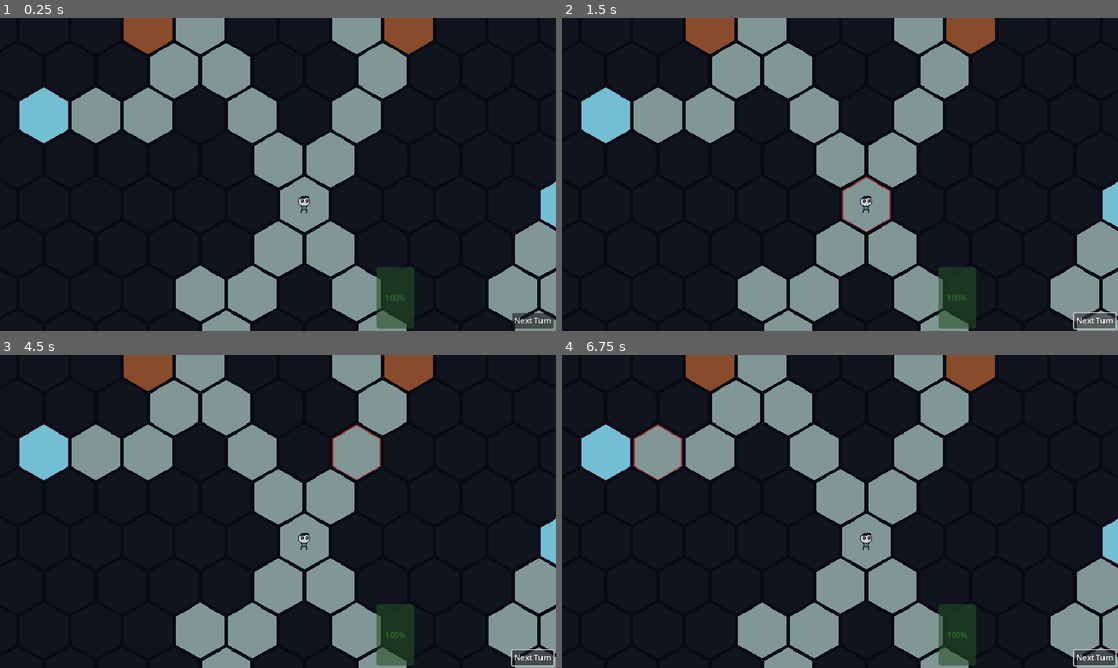
Above: before the commit, frames 1-4 (two rows, left to right).
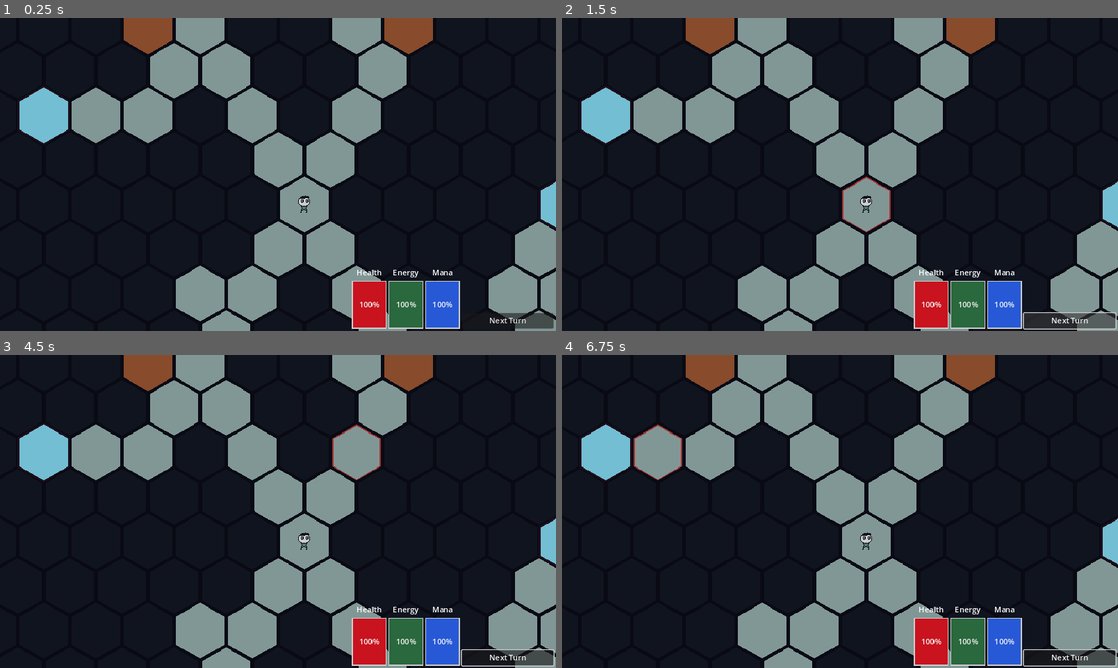
Above: after the commit, the same moments.

Repository: LaciGit/HexAlps
Game: Godot game, scene res://scenes/Debug.tscn
Two runs of this game, one before a commit and one after it. Both use one fixed random seed, a clock stepped at 60 frames per second and the inputs below.
Inputs (mouse positions are in pixels of both pictures, inside the frame that each line leads up to):
- Up to frame 1 (0.25 s): no input
- Up to frame 2 (1.5 s): click "Next Turn" at 0.5 s; click "Next Turn" at 1.25 s
- Up to frame 3 (4.5 s): click "Next Turn" at 2 s; tap Enter at 2.75, 4.25 s; move the mouse to (400, 495) at 2.77 s; click (400, 495) at 2.92 s; tap Space at 3.5 s; move the mouse to (166, 527) at 3.52 s; click (166, 527) at 3.67 s; move the mouse to (333, 442) at 4.27 s; click (333, 442) at 4.42 s
- Up to frame 4 (6.75 s): tap Space at 5, 6.5 s; move the mouse to (812, 574) at 5.02 s; click (812, 574) at 5.17 s; tap Enter at 5.75 s; move the mouse to (1006, 558) at 5.77 s; click (1006, 558) at 5.92 s; move the mouse to (673, 464) at 6.52 s; click (673, 464) at 6.67 s

The runs differ from the first frame. In frame 1, 3.4% of the frame differs, in the area x 63-100%, y 79-100%; in frame 2, 3.9%; in frame 3, 3.5%; in frame 4, 3.5%.

Commit message:
little rework of stats and update

Diff:
--- a/scenes/ui/game_interface.tscn
+++ b/scenes/ui/game_interface.tscn
@@ -1,6 +1,48 @@
-[gd_scene load_steps=2 format=3 uid="uid://bsd76d68bfwrv"]
+[gd_scene load_steps=8 format=3 uid="uid://bsd76d68bfwrv"]
 
 [ext_resource type="Script" path="res://src/ui/game_interface.gd" id="1_c4vkn"]
+
+[sub_resource type="StyleBoxFlat" id="StyleBoxFlat_xrwkt"]
+bg_color = Color(0.550339, 0.0354281, 0.0668633, 1)
+border_width_left = 2
+border_width_top = 2
+border_width_right = 2
+border_width_bottom = 2
+
+[sub_resource type="StyleBoxFlat" id="StyleBoxFlat_45jbs"]
+bg_color = Color(0.787459, 0.0756037, 0.116666, 1)
+border_width_left = 2
+border_width_top = 2
+border_width_right = 2
+border_width_bottom = 2
+
+[sub_resource type="StyleBoxFlat" id="StyleBoxFlat_goqrt"]
+bg_color = Color(0.0527, 0.17, 0.085935, 1)
+border_width_left = 2
+border_width_top = 2
+border_width_right = 2
+border_width_bottom = 2
+
+[sub_resource type="StyleBoxFlat" id="StyleBoxFlat_b0tkc"]
+bg_color = Color(0.165181, 0.410126, 0.238713, 1)
+border_width_left = 2
+border_width_top = 2
+border_width_right = 2
+border_width_bottom = 2
+
+[sub_resource type="StyleBoxFlat" id="StyleBoxFlat_r1ege"]
+bg_color = Color(0.0646056, 0.202597, 0.574032, 1)
+border_width_left = 2
+border_width_top = 2
+border_width_right = 2
+border_width_bottom = 2
+
+[sub_resource type="StyleBoxFlat" id="StyleBoxFlat_0phwd"]
+bg_color = Color(0.15521, 0.348887, 0.84341, 1)
+border_width_left = 2
+border_width_top = 2
+border_width_right = 2
+border_width_bottom = 2
 
 [node name="GameInterface" type="Control"]
 layout_mode = 3
@@ -41,7 +83,7 @@
 [node name="Container4Status" type="HBoxContainer" parent="MarginContainer/VBoxContainer/HBoxContainer"]
 layout_mode = 2
 size_flags_horizontal = 3
-size_flags_stretch_ratio = 3.0
+size_flags_stretch_ratio = 5.0
 
 [node name="InventoryFoo" type="ColorRect" parent="MarginContainer/VBoxContainer/HBoxContainer/Container4Status"]
 layout_mode = 2
@@ -49,13 +91,67 @@
 size_flags_stretch_ratio = 10.0
 color = Color(1, 1, 1, 0)
 
-[node name="ProgressBarEnergy" type="ProgressBar" parent="MarginContainer/VBoxContainer/HBoxContainer/Container4Status"]
-unique_name_in_owner = true
-modulate = Color(0.195666, 0.441493, 0.202576, 1)
+[node name="VBoxContainer" type="VBoxContainer" parent="MarginContainer/VBoxContainer/HBoxContainer/Container4Status"]
 layout_mode = 2
 size_flags_horizontal = 3
-size_flags_vertical = 1
+
+[node name="Label" type="Label" parent="MarginContainer/VBoxContainer/HBoxContainer/Container4Status/VBoxContainer"]
+layout_mode = 2
+text = "Health"
+horizontal_alignment = 1
+
+[node name="ProgressBarHealth" type="ProgressBar" parent="MarginContainer/VBoxContainer/HBoxContainer/Container4Status/VBoxContainer"]
+unique_name_in_owner = true
+layout_mode = 2
+size_flags_horizontal = 3
+size_flags_vertical = 3
+tooltip_text = "Health"
+theme_override_styles/background = SubResource("StyleBoxFlat_xrwkt")
+theme_override_styles/fill = SubResource("StyleBoxFlat_45jbs")
+max_value = 10.0
+step = 1.0
+value = 10.0
+fill_mode = 3
+
+[node name="VBoxContainer2" type="VBoxContainer" parent="MarginContainer/VBoxContainer/HBoxContainer/Container4Status"]
+layout_mode = 2
+size_flags_horizontal = 3
+
+[node name="Label2" type="Label" parent="MarginContainer/VBoxContainer/HBoxContainer/Container4Status/VBoxContainer2"]
+layout_mode = 2
+text = "Energy"
+horizontal_alignment = 1
+
+[node name="ProgressBarEnergy" type="ProgressBar" parent="MarginContainer/VBoxContainer/HBoxContainer/Container4Status/VBoxContainer2"]
+unique_name_in_owner = true
+layout_mode = 2
+size_flags_horizontal = 3
+size_flags_vertical = 3
 tooltip_text = "Energy"
+theme_override_styles/background = SubResource("StyleBoxFlat_goqrt")
+theme_override_styles/fill = SubResource("StyleBoxFlat_b0tkc")
+max_value = 10.0
+step = 1.0
+value = 10.0
+fill_mode = 3
+
+[node name="VBoxContainer3" type="VBoxContainer" parent="MarginContainer/VBoxContainer/HBoxContainer/Container4Status"]
+layout_mode = 2
+size_flags_horizontal = 3
+
+[node name="Label3" type="Label" parent="MarginContainer/VBoxContainer/HBoxContainer/Container4Status/VBoxContainer3"]
+layout_mode = 2
+text = "Mana"
+horizontal_alignment = 1
+
+[node name="ProgressBarMana" type="ProgressBar" parent="MarginContainer/VBoxContainer/HBoxContainer/Container4Status/VBoxContainer3"]
+unique_name_in_owner = true
+layout_mode = 2
+size_flags_horizontal = 3
+size_flags_vertical = 3
+tooltip_text = "Mana"
+theme_override_styles/background = SubResource("StyleBoxFlat_r1ege")
+theme_override_styles/fill = SubResource("StyleBoxFlat_0phwd")
 max_value = 10.0
 step = 1.0
 value = 10.0
@@ -64,7 +160,7 @@
 [node name="NextTurnButton" type="Button" parent="MarginContainer/VBoxContainer/HBoxContainer"]
 unique_name_in_owner = true
 layout_mode = 2
-size_flags_horizontal = 10
+size_flags_horizontal = 3
 size_flags_vertical = 8
 text = "Next Turn"
 
--- a/src/characters/player.gd
+++ b/src/characters/player.gd
@@ -2,17 +2,22 @@
 class_name Player
 
 
-@export var energy: int = 10
+signal update_player_stats_on_ui(player_stats: PlayerStats)
 
+
+var player_stats: PlayerStats = PlayerStats.new()
 
 # Called when the node enters the scene tree for the first time.
 func _ready() -> void:
-	pass # Replace with function body.
-
+	pass
 
 # Called every frame. 'delta' is the elapsed time since the previous frame.
 func _process(delta: float) -> void:
 	pass
+
+func reset_energy() -> void:
+	player_stats.reset_stats()
+	update_player_stats_on_ui.emit(player_stats)
 
 func move_player(selected_walkable_tiles: Array, movement_done: int) -> void:
 	"""move player to selected walkable tiles
@@ -20,12 +25,14 @@
 	:param movement_done: movement done which gets subtracted from energy
 	"""
 
-	if movement_done > energy:
+	if movement_done > player_stats.energy:
 		print("not enough energy")
 		return
-	else:
-		energy -= movement_done
 
+	player_stats.update_stat(PlayerStats.NAMES.ENERGY, -movement_done)
+	update_player_stats_on_ui.emit(player_stats)
+
+	# TODO: still fuzzy because I did not decide if user can draw path or move one by one
 	if selected_walkable_tiles.size() == 0:
 		print("no walkable tiles selected")
 		return
--- /dev/null
+++ b/src/characters/player_stats.gd
@@ -0,0 +1,57 @@
+extends Node
+class_name PlayerStats
+
+@export var default_health: int = 10
+@export var default_energy: int = 10
+@export var default_mana: int = 10
+
+var energy: int = -10
+var health: int = -10
+var mana: int = -10
+
+enum NAMES {HEALTH, ENERGY, MANA}
+
+func _init() -> void:
+    # active stats
+    energy = default_energy
+    health = default_health
+    mana = default_mana
+
+
+func update_stat(stat: NAMES, value: int) -> void:
+    """
+    :param stat: stat to update
+    :param value: value to update
+    """
+
+    var current_value: int = 0
+
+    match stat:
+        NAMES.HEALTH:
+            current_value = health
+        NAMES.ENERGY:
+            current_value = energy
+        NAMES.MANA:
+            current_value = mana
+
+    if value < 0 and value > current_value:
+        # do not allow to increase stats
+        return
+    else:
+        current_value += value
+
+    match stat:
+        NAMES.HEALTH:
+            health = current_value
+        NAMES.ENERGY:
+            energy = current_value
+        NAMES.MANA:
+            mana = current_value
+
+func reset_stats() -> void:
+    """
+    reset all stats to default
+    """
+    health = default_health
+    energy = default_energy
+    mana = default_mana
--- a/src/game_manager/game_manager.gd
+++ b/src/game_manager/game_manager.gd
@@ -29,6 +29,7 @@
 
 		# set player
 		player = tmp_player
+		player.update_player_stats_on_ui.connect(update_player_stats_on_ui)
 
 	# connect signals
 	game_interface.next_turn.connect(on_next_turn)
@@ -37,7 +38,7 @@
 
 
 func on_next_turn() -> void:
-	update_player_stats()
+	reset_update_player_stats()
 
 func on_player_with_tiles(selected_walkable_tiles: Array[Vector2i]) -> void:
 	# game manager should do something if player selects a resource tile
@@ -47,9 +48,12 @@
 	"""move player to selected walkable tiles
 	:param selected_walkable_tiles: Array of selected walkable tiles Array[vector2i]
 	"""
+
+	print(player.player_stats.energy)
+
 	# do not move player
 	var current_player_pos: Vector2i = hexa_tile_layer_0.local_to_map(player.position)
-	if current_player_pos == selected_walkable_tiles[0] or player.energy <= 0:
+	if current_player_pos == selected_walkable_tiles[0] or player.player_stats.energy <= 0:
 		return
 
 	# check if selected walkable tiles are neighbouring to player
@@ -70,7 +74,7 @@
 
 	# since we currently only allow to move to neighbouring tiles -> movement done is 1
 	player.move_player(local_selected_walkable_tiles, 1)
-	update_progress_bar_energy()
+
 
 	# check if resources are neighbouring to player and we have to select them#
 	var neighbours = hexa_tile_set.get_neighbours(hexa_tile_layer_0.local_to_map(player.position))
@@ -80,13 +84,15 @@
 	# update player camera
 	camera_over_player.position = player.position
 
-func update_progress_bar_energy() -> void:
-	game_interface.progress_bar_energy.value = player.energy
 
-func update_player_stats() -> void:
-	player.energy = 10
-	update_progress_bar_energy()
+func update_player_stats_on_ui(player_stats: PlayerStats) -> void:
+	# called by player
+	game_interface.progress_bar_energy.value = player.player_stats.energy
 
-	# reset to player
+func reset_update_player_stats() -> void:
+	# reset - energy
+	player.reset_energy()
+
+	# reset - highlighted walkable tiles
 	hexa_tile_set.clear_selected_walkable_tiles()
 	hexa_tile_set.cell_action(hexa_tile_layer_0.local_to_map(player.position), true, false)
